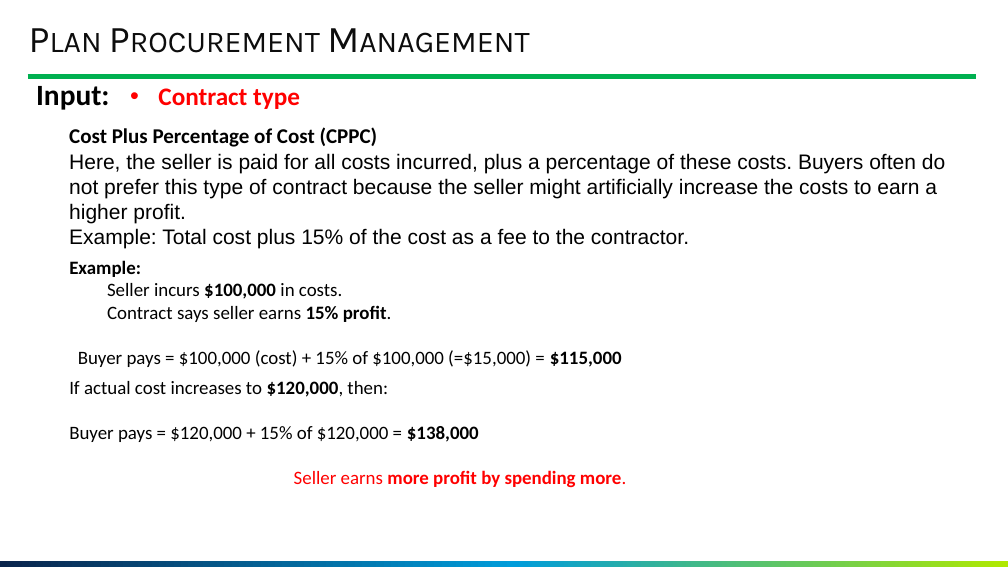
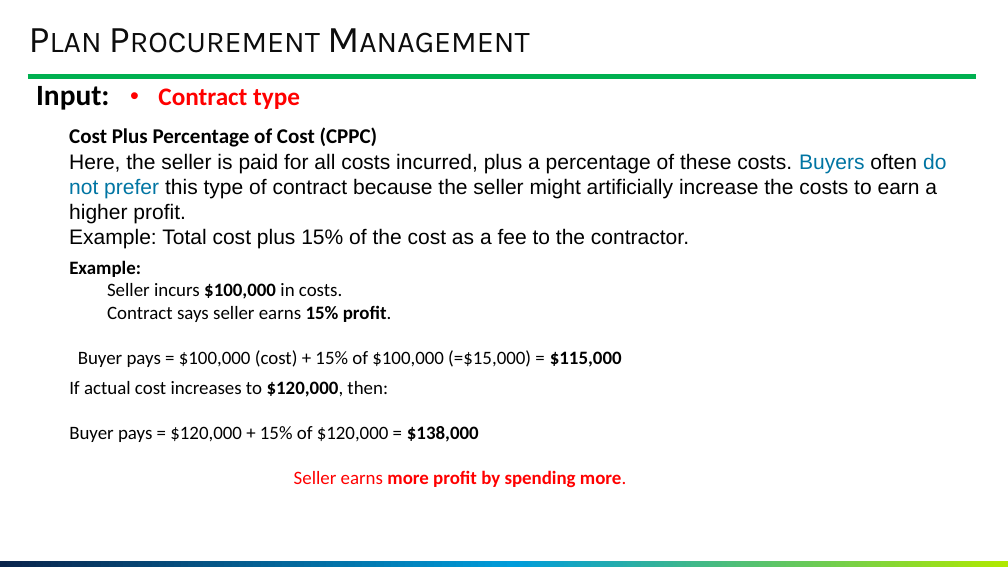
Before and after one commit to GoonerMAK/SWE_4803_Software_Project_Management, a slide deck: slide 61 of SWE 4803_Lec6.pptm. Drawn at 1008x567 pixels with LibreOffice and Linux fonts; fonts in the diff are those of the drawing; background and template pictures are left out. Boxes give left, top, right and bottom in pixels: in the first picture for what was removed or moved away, otherwise in the second. Text is boxed around its words. In the diff, an @@ line names an element or a change of style, - is before the commit and + after.

```diff
--- a/SWE 4803_Lec6.pptm
+++ b/SWE 4803_Lec6.pptm
@@ text at (69, 153, 946, 224): text colour #000000 to #0075A3 in "Buyers do not prefer" @@
```
Also in this commit, not shown: 4 other slides changed, 13 other files.
